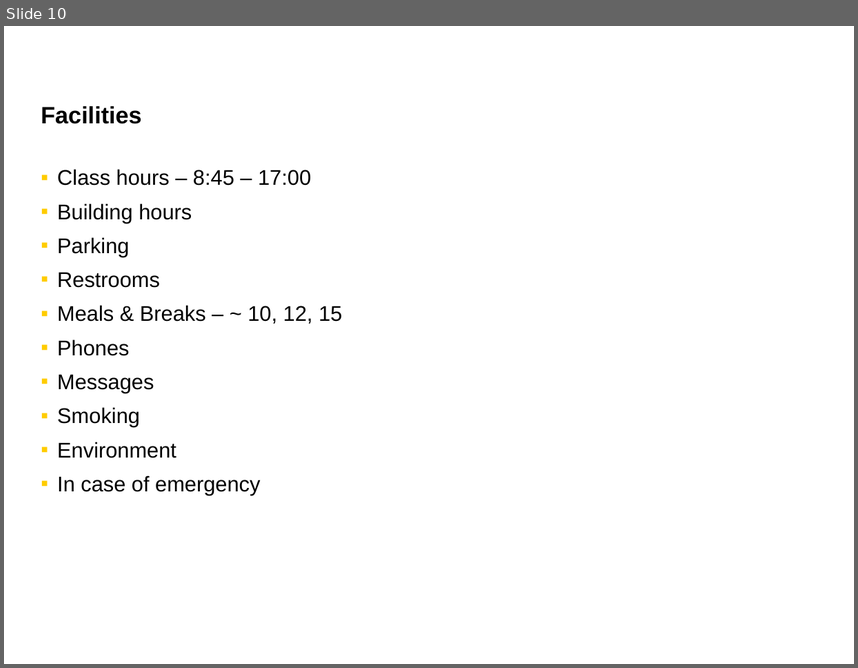
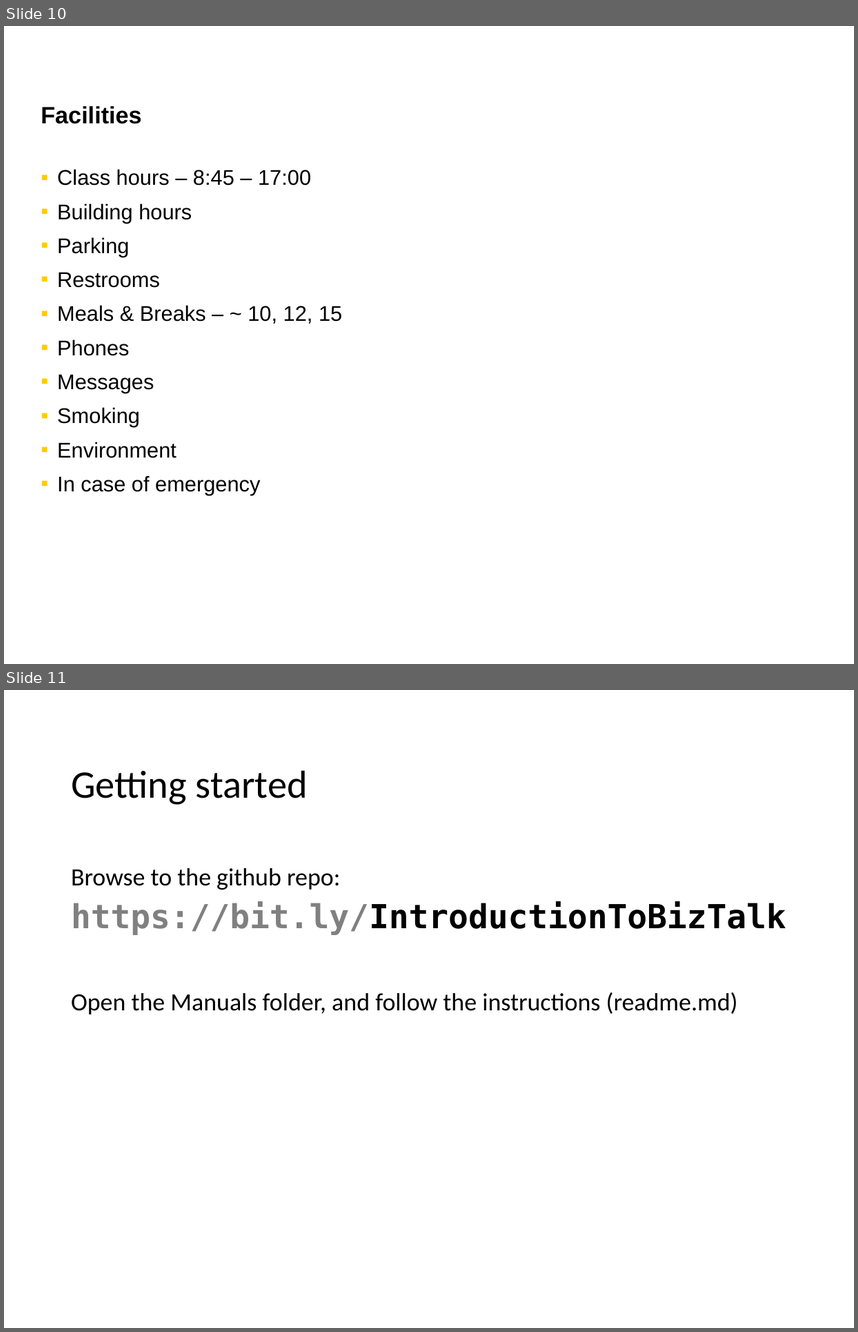
Before and after one commit to wmmihaa/BizTalk-Server---Developing-Integration-Solutions, a slide deck: Slides/Module 0 - Start.pptx. Shown one above the other, each under a label of ours: slide 10 before the commit, slides 10 and 11 after it. The pictures are 858x668 and 858x1332 pixels, drawn with LibreOffice and Linux fonts; fonts in the diff are those of the drawing. Boxes give left, top, right and bottom in pixels: in the first picture for what was removed or moved away, otherwise in the second. Text is boxed around its words. In the diff, an @@ line names an element or a change of style, - is before the commit and + after.

```diff
--- a/Slides/Module 0 - Start.pptx
+++ b/Slides/Module 0 - Start.pptx
@@ slide 11 added at box(4, 690, 854, 1328), background #FFFFFF @@
@@ title added at box(71, 770, 308, 805), 33 pt, text #000000 @@
+Getting started
@@ text added at box(71, 868, 786, 1014), 21 pt, text #000000 @@
+Browse to the github repo:
+https://bit.ly/IntroductionToBizTalk
+Open the Manuals folder, and follow the instructions (readme.md)
```
Also in this commit, not shown: 3 other files.
